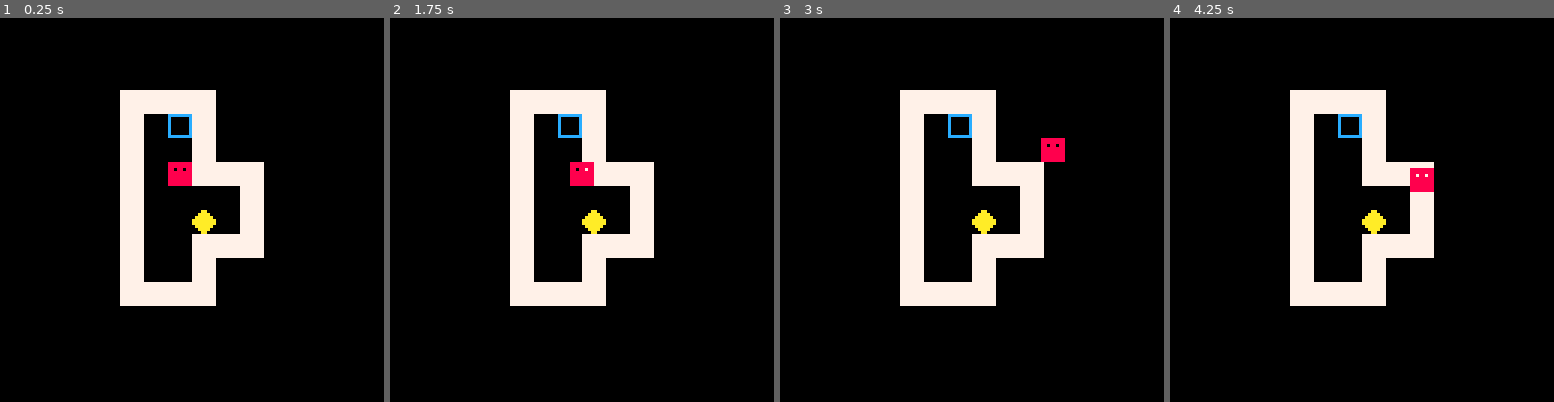
Above: before the commit, frames 1-4 (left to right).
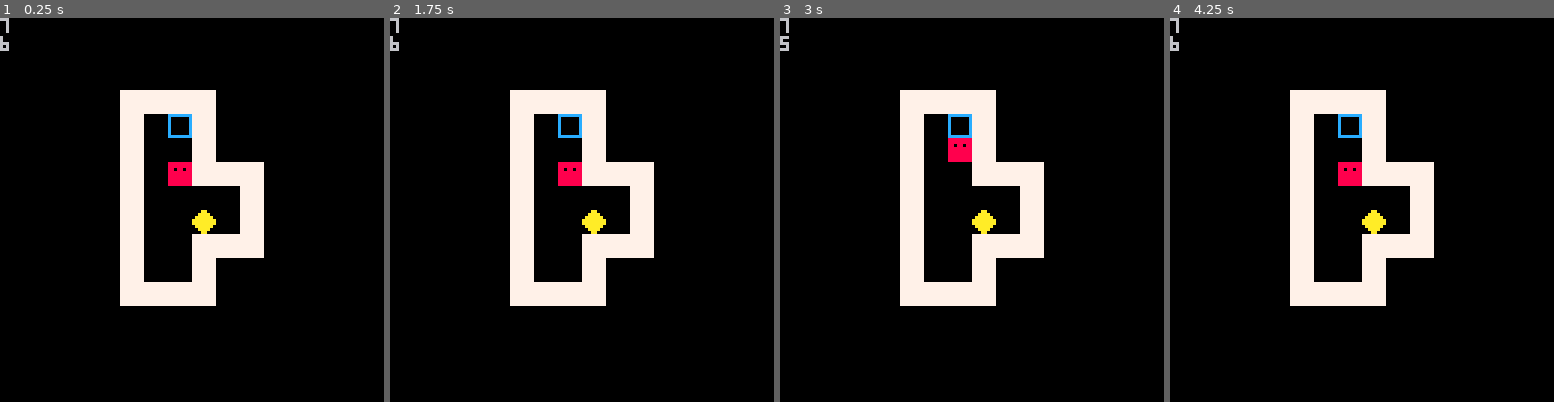
Above: after the commit, the same moments.

Repository: antonio-evaldo/sokoban
Game: PICO-8 cartridge sokoban.p8
Same seed, same stepped clock (60 frames per second), same inputs: the game is played once before the commit and once after it.
Inputs:
- Up to frame 1 (0.25 s): no input
- Up to frame 2 (1.75 s): hold Right from 1.6 s (still down)
- Up to frame 3 (3 s): release Right at 2.1 s; hold Up 2.15-2.42 s; hold Right from 2.47 s (still down)
- Up to frame 4 (4.25 s): release Right at 3.03 s; hold Left 3.08-3.58 s; hold Down 3.63-3.97 s; hold Right from 4.02 s (still down)

The runs differ from the first frame. In frame 1, 0.1% of the frame differs, in the area x 0-3%, y 0-9%; in frame 2, 0.5%; in frame 3, 0.9%, in the area x 0-75%, y 0-38%; in frame 4, 0.9%.

Commit message:
feat: adiciona colisões

Diff:
--- a/index.lua
+++ b/index.lua
@@ -1,4 +1,6 @@
 function _init()
+  collision_sprites = { 0, 2 }
+
   make_player()
 end
 
@@ -10,4 +12,6 @@
   cls()
   map()
   draw_player()
+  print(flr(player.x / 8))
+  print(flr(player.y / 8))
 end
--- a/player.lua
+++ b/player.lua
@@ -7,10 +7,34 @@
 end
 
 function move_player()
-  if (btn(0)) player.x -= 1
-  if (btn(1)) player.x += 1
-  if (btn(2)) player.y -= 1
-  if (btn(3)) player.y += 1
+  local move = { x = 0, y = 0 }
+
+  if (btnp(0)) move.x = -8
+  if (btnp(1)) move.x = 8
+  if (btnp(2)) move.y = -8
+  if (btnp(3)) move.y = 8
+  if check_collision(player.x + move.x, player.y + move.y) then
+    player.x += move.x
+    player.y += move.y
+  end
+end
+
+function check_collision(x, y)
+  -- for sprite in all(collision_sprites) do
+  --   local is_colliding = mget(x / 8, y / 8) == sprite
+
+  --   if is_colliding then
+  --     return true
+  --   end
+  -- end
+
+  -- return false
+
+  return mget(x / 8, y / 8) != 1 and mget(x / 8, y / 8) != 2
+end
+
+function get_player_tile_map()
+  return mget(flr(player.x / 8), flr(player.y / 8))
 end
 
 function draw_player()
--- a/sokoban.p8
+++ b/sokoban.p8
@@ -2,40 +2,65 @@
 version 43
 __lua__
 function _init()
+  collision_sprites = { 0, 2 }
 
   make_player()
-
 end
 
 function _update()
- move_player();
+  move_player()
 end
 
 function _draw()
-		cls()
+  cls()
   map()
   draw_player()
+  print(flr(player.x / 8))
+  print(flr(player.y / 8))
 end
 -->8
 function make_player()
-	player = {
-		x = 7 * 8,
-		y = 6 * 8,
-		sprite = 16
-	}
+  player = {
+    x = 7 * 8,
+    y = 6 * 8,
+    sprite = 16
+  }
 end
 
 function move_player()
-	if (btn(0)) player.x -= 1
-	if (btn(1)) player.x += 1
-	if (btn(2)) player.y -= 1
-	if (btn(3)) player.y += 1
+  local move = { x = 0, y = 0 }
+
+  if (btnp(0)) move.x = -8
+  if (btnp(1)) move.x = 8
+  if (btnp(2)) move.y = -8
+  if (btnp(3)) move.y = 8
+  if check_collision(player.x + move.x, player.y + move.y) then
+    player.x += move.x
+    player.y += move.y
+  end
+end
+
+function check_collision(x, y)
+  -- for sprite in all(collision_sprites) do
+  --   local is_colliding = mget(x / 8, y / 8) == sprite
+
+  --   if is_colliding then
+  --     return true
+  --   end
+  -- end
+
+  -- return false
+
+  return mget(x / 8, y / 8) != 1 and mget(x / 8, y / 8) != 2
+end
+
+function get_player_tile_map()
+  return mget(flr(player.x / 8), flr(player.y / 8))
 end
 
 function draw_player()
-	spr(player.sprite, player.x, player.y)
+  spr(player.sprite, player.x, player.y)
 end
-
 __gfx__
 0000000077777777000aa000cccccccc00aaaa000000000000000000000000000000000000000000000000000000000000000000000000000000000000000000
 000000007777777700aaaa00c000000c0aaaaaa00000000000000000000000000000000000000000000000000000000000000000000000000000000000000000
